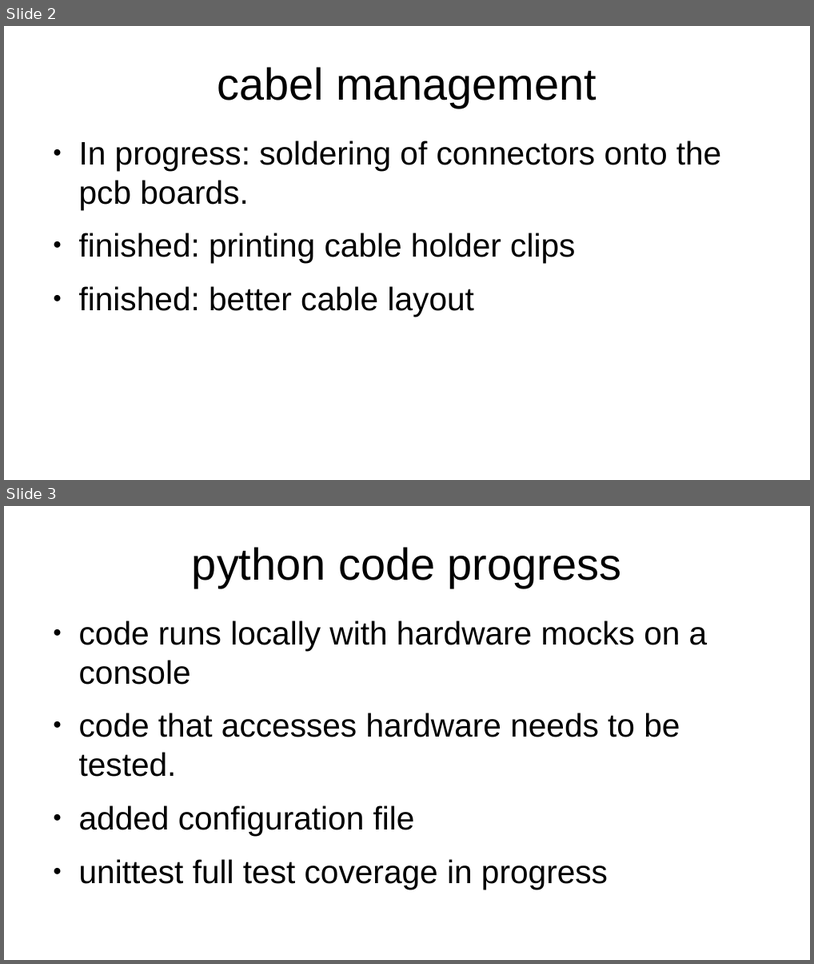
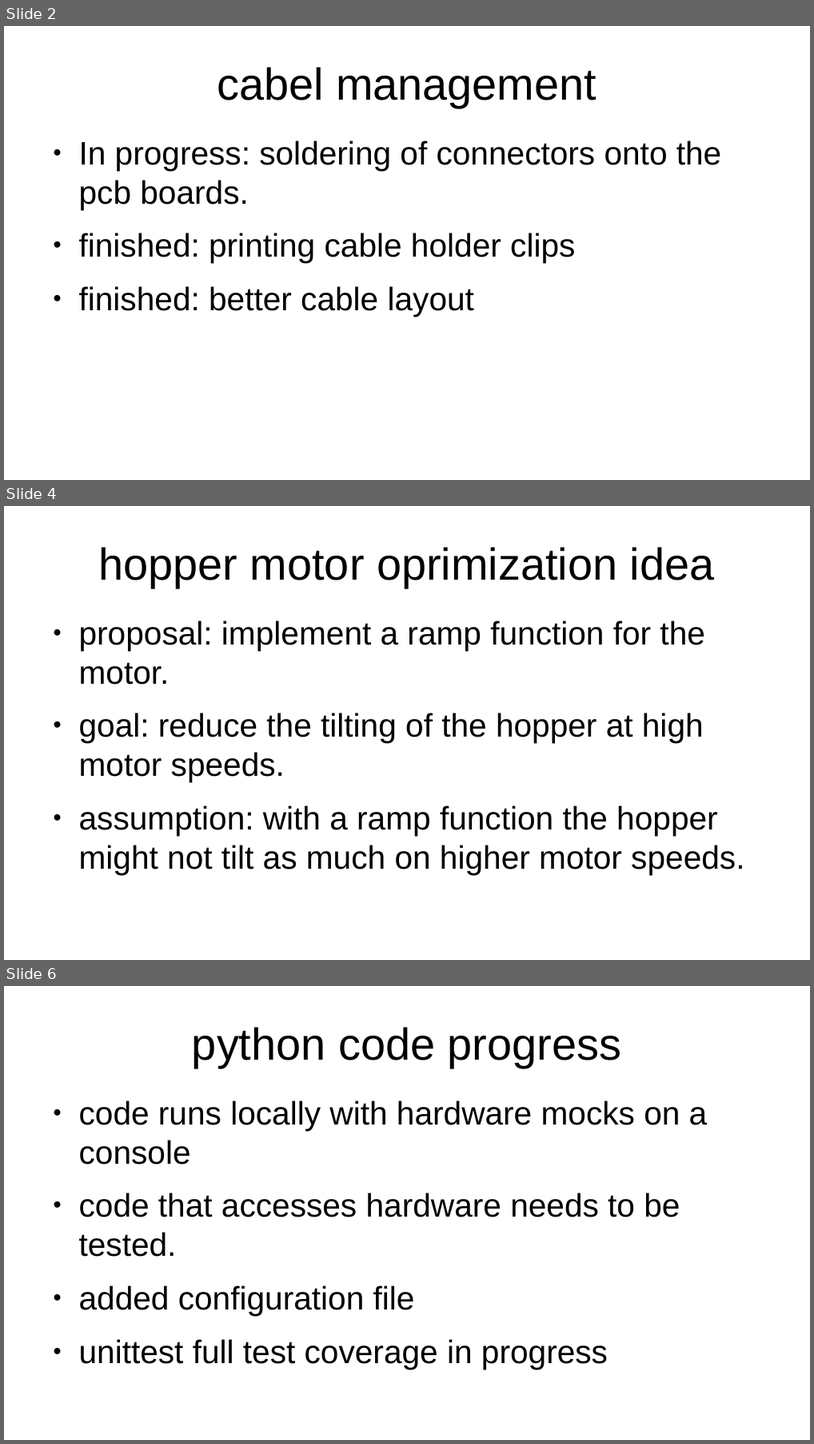
Before and after one commit to ES-EDU-SIEGMA/Documentation, a slide deck: weekly_presentations_2023/presentation_week23.odp. Shown one above the other, each under a label of ours: slides 2 and 3 before the commit, slides 2, 4 and 6 after it; the slides between them are not shown. The pictures are 814x964 and 814x1444 pixels, drawn with LibreOffice and Linux fonts; fonts in the diff are those of the drawing. Boxes give left, top, right and bottom in pixels: in the first picture for what was removed or moved away, otherwise in the second. Text is boxed around its words. In the diff, an @@ line names an element or a change of style, - is before the commit and + after.

```diff
--- a/weekly_presentations_2023/presentation_week23.odp
+++ b/weekly_presentations_2023/presentation_week23.odp
@@ slide 4 added at box(4, 506, 810, 960), background #FFFFFF @@
@@ title added at box(98, 547, 715, 588), 44 pt, text #000000 @@
+hopper motor oprimization idea
@@ text added at box(79, 620, 745, 874), 32 pt, text #000000 @@
+● proposal: implement a ramp function for the motor.
+● goal: reduce the tilting of the hopper at high motor speeds.
+● assumption: with a ramp function the hopper might not tilt as much on higher motor speeds.
@@ what was slide 3 is now slide 6 @@
```
Also in this commit, not shown: 1 slide changed, 2 other slides added.
